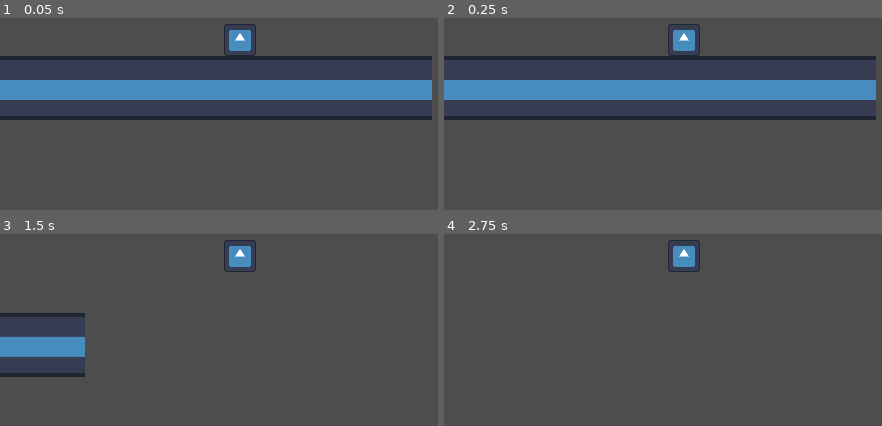
Above: before the commit, frames 1-4 (two rows, left to right).
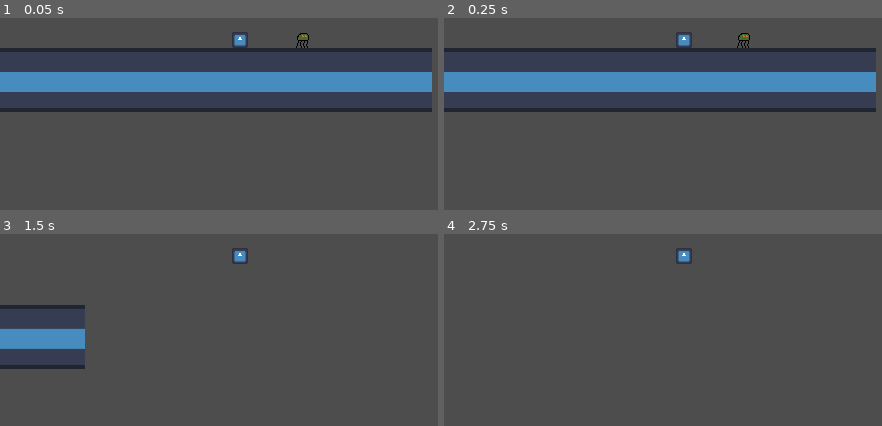
Above: after the commit, the same moments.

Repository: 22218-aaa/VUW_game_jam
Game: Godot game, scene res://scenes/test_scene.tscn
The game is run twice, just before and just after one commit, with the same random seed, the same clock (stepped at 60 frames per second) and the same inputs. The engine's default icon, where the game draws it, is replaced by a stand-in: a white triangle on a blue panel in a dark square.
Inputs:
- Up to frame 1 (0.05 s): no input
- Up to frame 2 (0.25 s): no input
- Up to frame 3 (1.5 s): hold D (right) from 0.53 s (still down); tap Space (Jump) at 0.77 s
- Up to frame 4 (2.75 s): tap Space (Jump) at 1.52 s; tap Enter at 2 s; release D (right) at 2.03 s; hold A (left) from 2.03 s (still down)

The runs differ from the first frame. In frame 1, 17% of the frame differs, in the area x 0-99%, y 3-54%; in frame 2, 17%; in frame 3, 3.9%; in frame 4, 0.6%.

Commit message:
beginnings of enemies and damage

Diff:
--- a/vuw/project.godot
+++ b/vuw/project.godot
@@ -21,6 +21,10 @@
 window/size/viewport_height=360
 window/size/mode=4
 window/stretch/mode="viewport"
+
+[global_group]
+
+player=""
 
 [input]
 
@@ -60,6 +64,12 @@
 ]
 }
 
+[layer_names]
+
+2d_physics/layer_1="terrain"
+2d_physics/layer_2="player"
+2d_physics/layer_3="enemies"
+
 [physics]
 
 3d/physics_engine="Jolt Physics"
--- a/vuw/scenes/test_scene.tscn
+++ b/vuw/scenes/test_scene.tscn
@@ -2,9 +2,12 @@
 
 [ext_resource type="Script" uid="uid://b1jgk68yeaec3" path="res://scripts/player.gd" id="1_j8ivh"]
 [ext_resource type="Texture2D" uid="uid://dak7evsin0qi1" path="res://icon.svg" id="2_nd71p"]
+[ext_resource type="Script" uid="uid://3o3bx650ehm1" path="res://scripts/enemy.gd" id="3_7ddre"]
+[ext_resource type="Texture2D" uid="uid://ckpa2jam5idyf" path="res://assets/VUW_game_jam_basics.png" id="4_qjeyg"]
+[ext_resource type="Script" uid="uid://b7ybmmie3qmiv" path="res://scripts/enemy_bullet.gd" id="5_qjeyg"]
 
 [sub_resource type="RectangleShape2D" id="RectangleShape2D_7ddre"]
-size = Vector2(32, 32)
+size = Vector2(16, 16)
 
 [sub_resource type="TileSetAtlasSource" id="TileSetAtlasSource_qjeyg"]
 texture = ExtResource("2_nd71p")
@@ -51,11 +54,25 @@
 terrain_set_0/terrain_0/color = Color(0.5, 0.34375, 0.25, 1)
 sources/1 = SubResource("TileSetAtlasSource_qjeyg")
 
+[sub_resource type="RectangleShape2D" id="RectangleShape2D_3qnke"]
+size = Vector2(16, 16)
+
+[sub_resource type="AtlasTexture" id="AtlasTexture_wtsjf"]
+atlas = ExtResource("4_qjeyg")
+region = Rect2(16, 0, 16, 16)
+
+[sub_resource type="RectangleShape2D" id="RectangleShape2D_wtsjf"]
+size = Vector2(4, 4)
+
+[sub_resource type="AtlasTexture" id="AtlasTexture_rnaij"]
+atlas = ExtResource("4_qjeyg")
+region = Rect2(150, 54, 4, 4)
+
 [node name="Node2D" type="Node2D" unique_id=478470449]
 
-[node name="player" type="CharacterBody2D" parent="." unique_id=444192336]
-position = Vector2(0, -16)
-collision_layer = 0
+[node name="player" type="CharacterBody2D" parent="." unique_id=444192336 groups=["player"]]
+position = Vector2(0, -8)
+collision_layer = 2
 script = ExtResource("1_j8ivh")
 metadata/_edit_group_ = true
 
@@ -63,8 +80,8 @@
 shape = SubResource("RectangleShape2D_7ddre")
 
 [node name="Sprite2D" type="Sprite2D" parent="player" unique_id=817528490]
-position = Vector2(-5.438924e-07, -4.246831e-07)
-scale = Vector2(0.24999999, 0.2556591)
+position = Vector2(2.3841858e-07, -4.7683716e-07)
+scale = Vector2(0.125, 0.12499999)
 texture = ExtResource("2_nd71p")
 
 [node name="Camera2D" type="Camera2D" parent="player" unique_id=1371403426]
@@ -72,3 +89,32 @@
 [node name="TileMapLayer" type="TileMapLayer" parent="." unique_id=820234930]
 tile_map_data = PackedByteArray("AAABAAAAAQACAAAAAAAAAAEAAQABAAMAAAAAAAAAAQABAAAAAAD+/wAAAQABAAAAAAD//wAAAQACAAAAAAACAA …(688 unchanged characters)…
 tile_set = SubResource("TileSet_3qnke")
+
+[node name="enemy" type="CharacterBody2D" parent="." unique_id=277306273]
+position = Vector2(64, -8)
+collision_layer = 4
+script = ExtResource("3_7ddre")
+metadata/_edit_group_ = true
+
+[node name="CollisionShape2D" type="CollisionShape2D" parent="enemy" unique_id=457779643]
+shape = SubResource("RectangleShape2D_3qnke")
+
+[node name="Sprite2D" type="Sprite2D" parent="enemy" unique_id=1598471099]
+texture_filter = 1
+texture = SubResource("AtlasTexture_wtsjf")
+
+[node name="Timer" type="Timer" parent="enemy" unique_id=986961463]
+
+[node name="enemy_bullet" type="Area2D" parent="." unique_id=1116973859]
+collision_layer = 0
+collision_mask = 3
+script = ExtResource("5_qjeyg")
+
+[node name="CollisionShape2D" type="CollisionShape2D" parent="enemy_bullet" unique_id=190867747]
+shape = SubResource("RectangleShape2D_wtsjf")
+
+[node name="Sprite2D" type="Sprite2D" parent="enemy_bullet" unique_id=1702140856]
+texture = SubResource("AtlasTexture_rnaij")
+
+[connection signal="timeout" from="enemy/Timer" to="enemy" method="_on_timer_timeout"]
+[connection signal="body_entered" from="enemy_bullet" to="enemy_bullet" method="_on_body_entered"]
--- /dev/null
+++ b/vuw/scripts/enemy.gd
@@ -0,0 +1,54 @@
+extends CharacterBody2D
+
+
+var accelleration = 300.0
+var friction = 20.0
+var jump_velocity = -200.0
+var health = 10.0
+var damage = 2.0
+var fire_rate = 1.0
+var bullet_speed = 2.0
+
+
+var atteack_minimum = -1.0 # move to player before this distance
+var attack_maximum = 1000.0 # can't move when further to player tha this
+
+var loaded = true
+@onready var player = get_tree().get_first_node_in_group("player")
+var player_distance: float = 0.0
+var direction: Vector2 = Vector2.ZERO
+
+
+func _physics_process(delta: float) -> void:
+
+	# Add the gravity.
+	if not is_on_floor():
+		velocity += get_gravity() * delta
+
+	if player_distance > atteack_minimum and player_distance < attack_maximum:
+		movement(delta)
+
+	if loaded:
+		fire()
+
+
+	move_and_slide()
+
+
+func movement(delta):
+	player_distance = position.distance_to(player.position)
+	#len(player.position - position)
+	direction = (player.position - position).normalized()
+	velocity.x += ((direction.x * accelleration) - (velocity.x * friction)) * delta
+
+
+func fire():
+	pass
+
+
+func damaged(bullet_damage):
+	health -= bullet_damage
+
+
+func _on_timer_timeout() -> void:
+	loaded = true
--- /dev/null
+++ b/vuw/scripts/enemy_bullet.gd
@@ -0,0 +1,20 @@
+extends Area2D
+
+
+var damage = 2.0
+
+func _ready() -> void:
+	pass # Replace with function body.
+
+
+# Called every frame. 'delta' is the elapsed time since the previous frame.
+func _process(delta: float) -> void:
+	pass
+
+
+func _on_body_entered(body: Node2D) -> void:
+	if body.has_method("damaged"):
+		body.damaged(damage)
+
+
+	queue_free()
Not shown, added: vuw/assets/VUW_game_jam_basics.png.import
Not shown, added: vuw/scripts/enemy.gd.uid
Not shown, added: vuw/scripts/enemy_bullet.gd.uid
